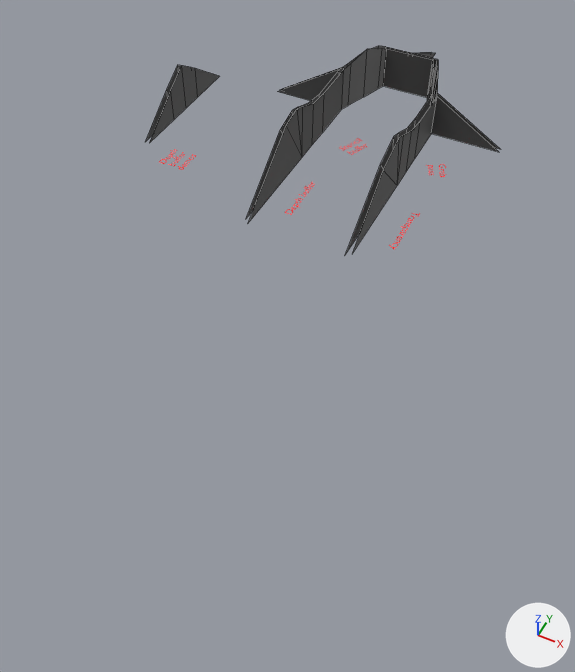
A saved change to the Blender file Assets/Models/ShaderCastle/Buffer.blend.
One viewpoint serves both versions: a 50 mm camera at (9.8, -20.4, 22.7) aimed at (0.6, -2.1, -0.2). Every picture has the same lights, and +X, +Y and +Z are marked at lower right. The older version comes first. Mesh edges are drawn as thin lines on the coarser meshes.

Names of what the first picture shows: 'Floor 1 -col' and 5 more.
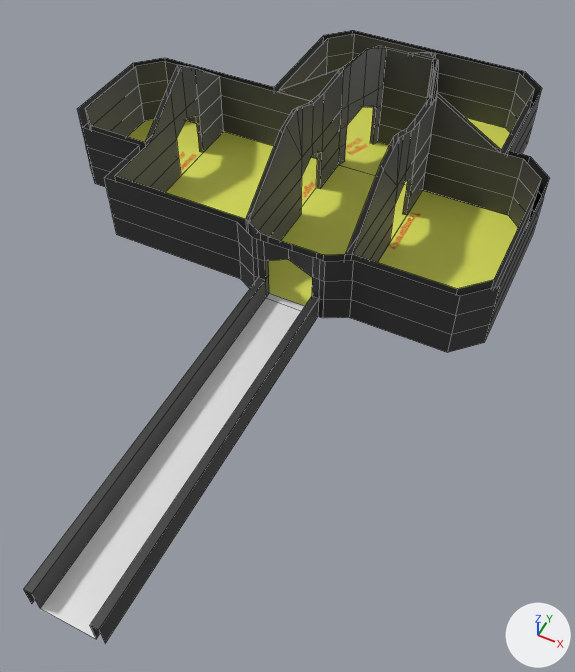
What changed in the scene script:
```text
Change ob_floor_0__col:
    remove ob_floor_0__col.hide_set(True)
```

Location of each change, [x1, y1, x2, y2] in pixels of the pictures (575 x 672 px):
'Floor 0 -col', shown: after [23, 30, 550, 643]
